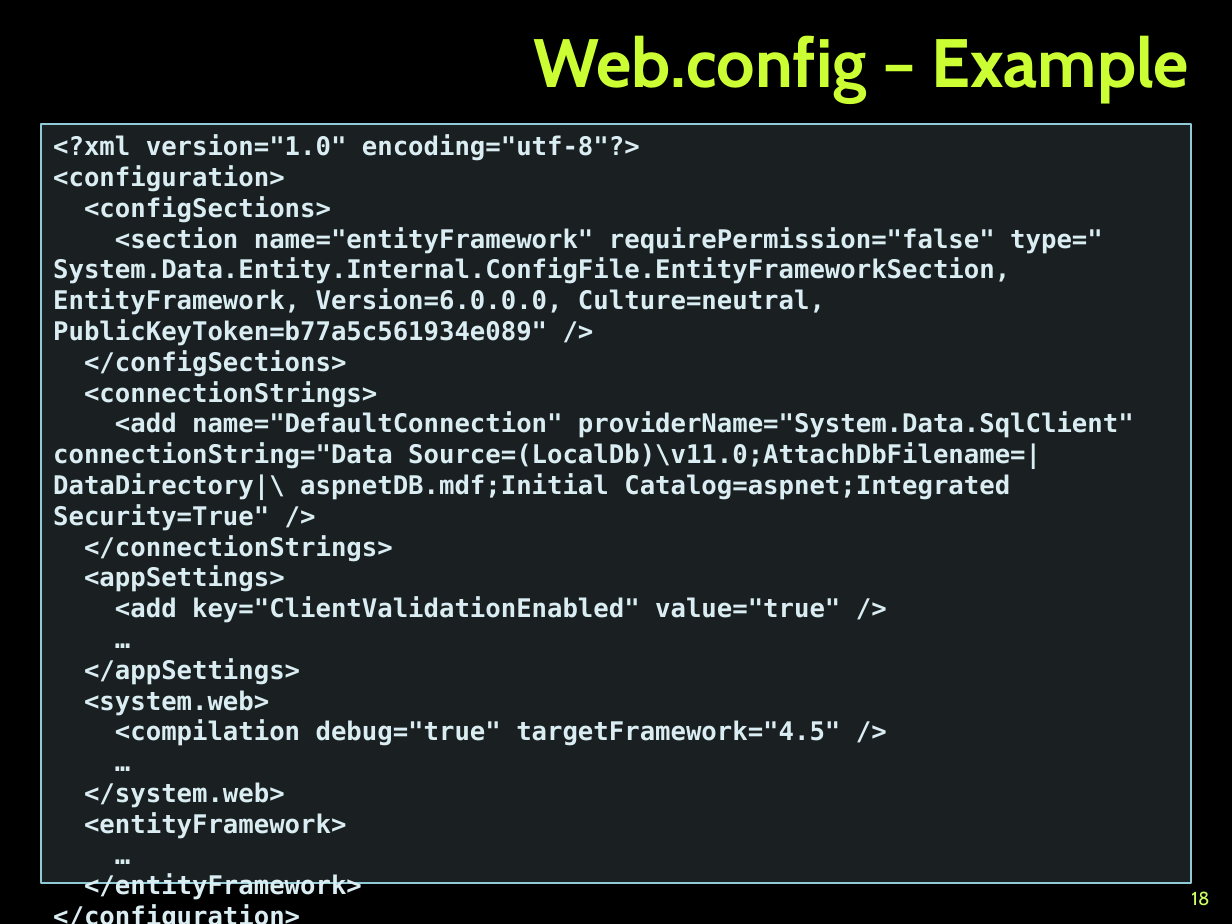
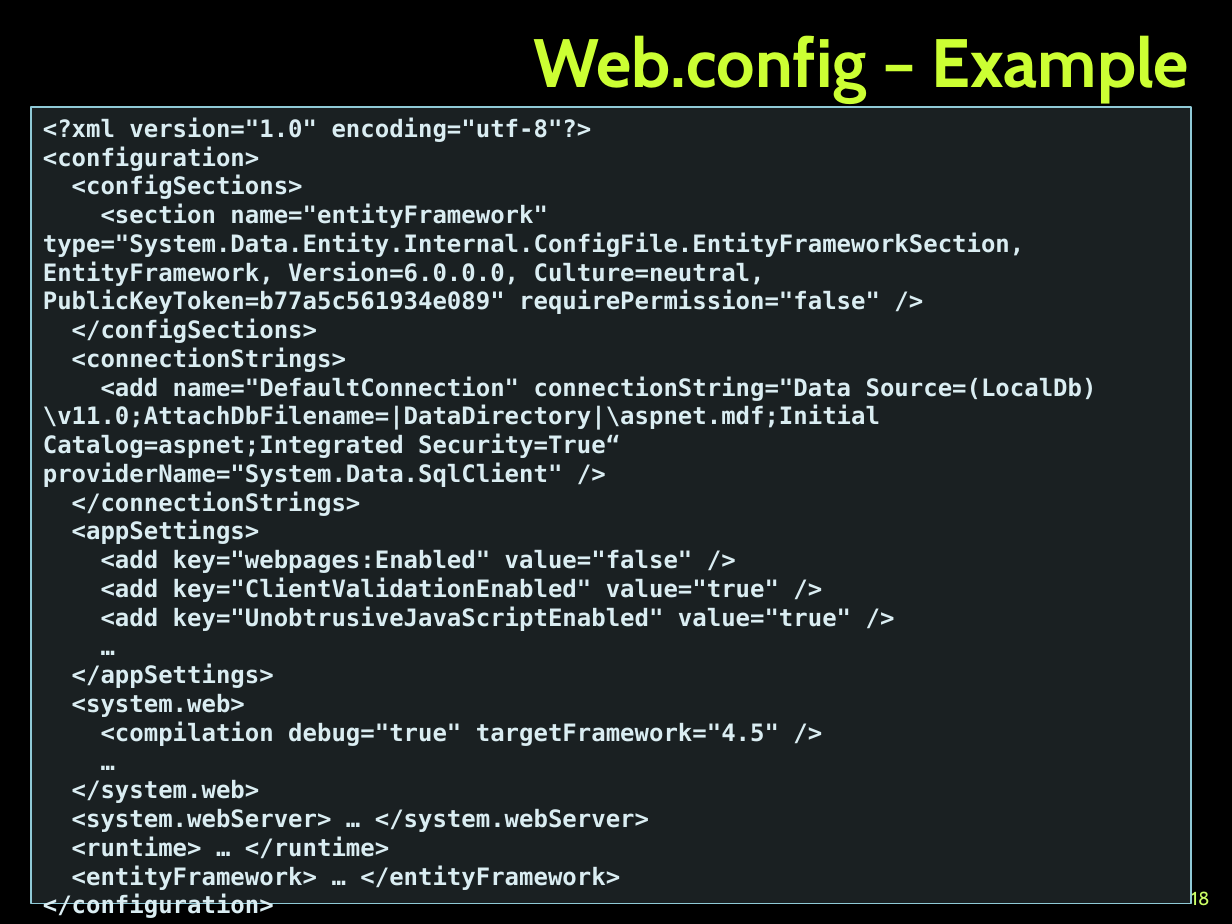
Before and after one commit to martin-nikolov/Telerik-Academy, a slide deck: slide 18 of ASP.NET Web Forms/01. Introduction to ASP.NET/Introduction-to-ASP.NET.pptx. Drawn at 1232x924 pixels with LibreOffice and Linux fonts; fonts in the diff are those of the drawing; background and template pictures are left out. Boxes give left, top, right and bottom in pixels: in the first picture for what was removed or moved away, otherwise in the second. Text is boxed around its words. In the diff, an @@ line names an element or a change of style, - is before the commit and + after.

```diff
--- a/ASP.NET Web Forms/01. Introduction to ASP.NET/Introduction-to-ASP.NET.pptx
+++ b/ASP.NET Web Forms/01. Introduction to ASP.NET/Introduction-to-ASP.NET.pptx
@@ rectangle "<?xml version="1.0" encoding="utf-8"?>" resized from (x1=41, y1=124, x2=1190, y2=883) to (x1=31, y1=107, x2=1191, y2=903) @@
@@ text in rectangle at (x1=43, y1=117, x2=779, y2=918): size 15 to 14 pt in "<?xml version="1.0" encoding="utf-8"?>", "<configuration>", "<configSections>", "</configSections>" and 10 more places @@
@@ text in rectangle at (x1=43, y1=203, x2=1024, y2=314): text changed; size 15 to 14 pt @@
-<section name="entityFramework" requirePermission="false" type=" System.Data.Entity.Internal.ConfigFile.EntityFrameworkSection, EntityFramework, Version=6.0.0.0, Culture=neutral, PublicKeyToken=b77a5c561934e089" />
+<section name="entityFramework" type="System.Data.Entity.Internal.ConfigFile.EntityFrameworkSection, EntityFramework, Version=6.0.0.0, Culture=neutral, PublicKeyToken=b77a5c561934e089" requirePermission="false" />
@@ text in rectangle at (x1=43, y1=376, x2=1097, y2=516): text changed; size 15 to 14 pt @@
-<add name="DefaultConnection" providerName="System.Data.SqlClient"
-connectionString="Data Source=(LocalDb)\v11.0;AttachDbFilename=|DataDirectory|\ aspnetDB.mdf;Initial Catalog=aspnet;Integrated Security=True" />
-</connectionStrings>
+<add name="DefaultConnection" connectionString="Data Source=(LocalDb)\v11.0;AttachDbFilename=|DataDirectory|\aspnet.mdf;Initial Catalog=aspnet;Integrated Security=True“ providerName="System.Data.SqlClient" />
+</connectionStrings>
@@ text in rectangle at (x1=101, y1=549, x2=693, y2=573): paragraph added @@
+<add key="webpages:Enabled" value="false" />
@@ text in rectangle at (x1=101, y1=606, x2=851, y2=631): paragraph added @@
+<add key="UnobtrusiveJavaScriptEnabled" value="true" />
@@ text in rectangle at (x1=72, y1=808, x2=649, y2=890): text changed; size 15 to 14 pt @@
-<entityFramework>
-…
-</entityFramework>
+<system.webServer> … </system.webServer>
+<runtime> … </runtime>
+<entityFramework> … </entityFramework>
```
Also in this commit, not shown: 4 other slides changed, 1 slide added, 57 other files.
